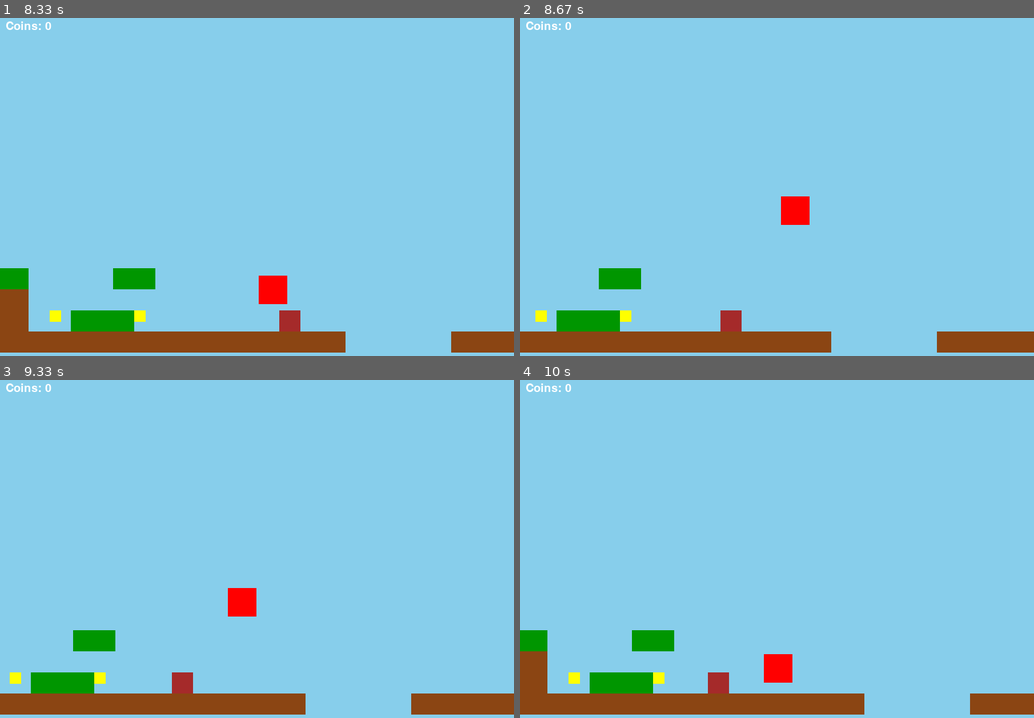
Above: before the commit, frames 1-4 (two rows, left to right).
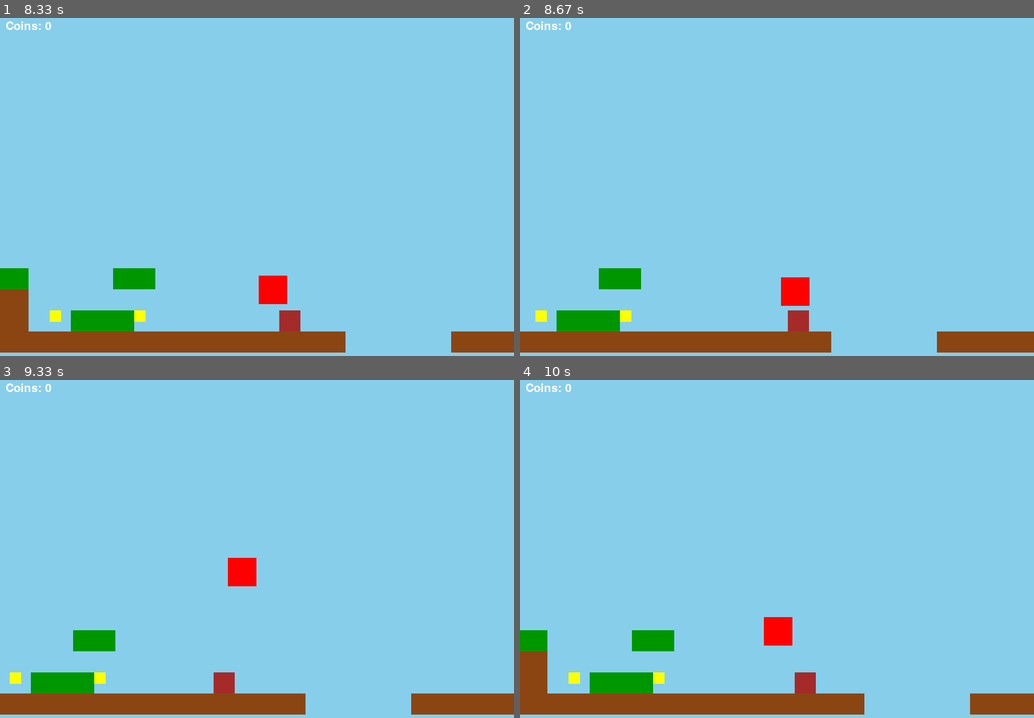
Above: after the commit, the same moments.

Repository: Graciano-B-L-Junior/Gamedevportfolio_pygame
Game: pygame game, started from 2 - Platform game/game.py
Same seed, same stepped clock (60 frames per second), same inputs: the game is played once before the commit and once after it.
Inputs:
- Up to frame 1 (8.33 s): tap Space at 0.33, 0.73, 1.03, 1.3, 1.6, 2.13, 2.43, 2.8, 3.1, 3.3, 3.6, 3.8, 4.13, 4.43, 4.63, 4.93, 5.2, 5.5, 5.63, 6.03, 6.33, 6.7, 7, 7.2, 7.5, 7.7, 8.03 s; hold Left 0.67-1.2 s; hold Left 1.23-1.63 s; hold Right 2.07-2.7 s; hold Left 2.73-3.2 s; hold Right 3.23-3.7 s; hold Up 3.73-4.03 s; hold Right 4.07-4.53 s; hold Left 4.57-5.1 s; hold Left 5.13-5.53 s; hold Up 5.57-5.93 s; hold Right 5.97-6.6 s; hold Left 6.63-7.1 s; hold Right 7.13-7.6 s; hold Up 7.63-7.93 s; hold Right from 7.97 s (still down)
- Up to frame 2 (8.67 s): tap Space at 8.33, 8.53 s; release Right at 8.43 s; hold Left from 8.47 s (still down)
- Up to frame 3 (9.33 s): tap Space at 8.83, 9.1 s; release Left at 9 s; hold Left from 9.03 s (still down)
- Up to frame 4 (10 s): tap Space at 9.4, 9.53, 9.93 s; release Left at 9.43 s; hold Up 9.47-9.83 s; hold Right from 9.87 s (still down)

Frame 1 is identical in both runs. In frame 2, 1.4% of the frame differs, in the area x 39-57%, y 52-93%; in frame 3, 1.4%; in frame 4, 1.4%.

Commit message:
Refactor collision handling in PhysicsEngine, Enemy, and Player classes; streamline movement logic and enhance player knockback functionality.

Diff:
--- a/2 - Platform game/Physics/physics.py
+++ b/2 - Platform game/Physics/physics.py
@@ -1,6 +1,4 @@
 import pygame
-from player import Player
-
 
 class PhysicsEngine:
     def __init__(self):
@@ -35,26 +33,26 @@
         for other in self.other_rects:
             if self.rect.colliderect(other):
                 colliding = True
-                if self.vx > 0:  # Moving right
+                if self.vx > 0:
                     self.rect.right = other.left
-                elif self.vx < 0:  # Moving left
+                elif self.vx < 0:
                     self.rect.left = other.right
-                self.vx *= -1  # Reverse direction
-                self.x = self.rect.x # Update position
-                break # Exit after one collision
+                self.vx *= -1
+                self.x = self.rect.x
+                break
 
     def handle_vertical_collisions(self):
         self.on_ground = False
         for other in self.other_rects:
             if self.rect.colliderect(other):
-                if self.vy > 0:  # Moving down
+                if self.vy > 0:
                     self.rect.bottom = other.top
                     self.on_ground = True
                     self.vy = 0
-                elif self.vy < 0:  # Moving up
+                elif self.vy < 0:
                     self.rect.top = other.bottom
                     self.vy = 0
-                self.y = self.rect.y # Update position
+                self.y = self.rect.y
 
     def check_ledge(self):
         """Checks if the enemy is at a ledge and turns around if so."""
--- a/2 - Platform game/enemy.py
+++ b/2 - Platform game/enemy.py
@@ -23,7 +23,23 @@
         pygame.draw.rect(win,self.color_brown,draw_rect)
 
     def update(self,delta_time, other_rects=None, offset_x=0):
-        # We only want to collide with platforms, not the player for movement
-        platform_rects = [r for r in other_rects if not isinstance(r, Player) and not r == self.rect]
-        self.other_rects = platform_rects
+        self.other_rects = other_rects
         super().update(delta_time)
+
+    def handle_horizontal_collisions(self):
+        for other in self.other_rects:
+            is_player_instance = False
+            if isinstance(other, Player):
+                is_player_instance = True
+                rect = other.rect
+            else:
+                rect = other
+            if self.rect.colliderect(rect):
+                if self.vx > 0:
+                    self.rect.right = rect.left
+                elif self.vx < 0:
+                    self.rect.left = rect.right
+                self.vx *= -1
+                self.x = self.rect.x
+                if is_player_instance:
+                    other.knock_back_hit()
--- a/2 - Platform game/game.py
+++ b/2 - Platform game/game.py
@@ -106,10 +106,10 @@
             if coin.collected:
                 self.coins.remove(coin)
 
-        enemy_collidables = [*self.platform_rects, self.player.rect]
+        collidables = [*self.platform_rects, self.player]
         self.enemy.update(
             delta_time,
-            other_rects=enemy_collidables,
+            other_rects=collidables,
             offset_x=self.difference
         )
 
--- a/2 - Platform game/player.py
+++ b/2 - Platform game/player.py
@@ -1,14 +1,18 @@
 import pygame
+from Physics.physics import PhysicsEngine
 
-class Player: #TODO: Refactor this class
+
+class Player(PhysicsEngine): #TODO: Refactor this class
     def __init__(self, x, y, game_screen):
         self.x = x
         self.y = y
         self.width = 50
         self.height = 50
-        self.speed = 5
+        self.max_speed = 5
         self.jump_force = -20
         self.maximum_fall_speed = 10
+        self.health = 3
+        self.knockback_force = 10
 
         self.rect = pygame.Rect(self.x, self.y, self.width, self.height)
         self.color = (255, 0, 0)
@@ -20,7 +24,7 @@
 
 
         # Vertical movement
-        self.y_velocity = 0
+        self.vy = 0
         self.gravity = 60
         self.on_ground = False
         self.is_holding_jump = False
@@ -78,46 +82,46 @@
                 self.dx += self.friction * delta_time
                 if self.dx > 0: self.dx = 0
 
-        self.dx = max(-self.speed, min(self.speed, self.dx))
+        self.dx = max(-self.max_speed, min(self.max_speed, self.dx))
 
     def _apply_vertical_movement(self, delta_time):
         # Jump logic
         if self.buffer_jump > 0 and (self.on_ground or self.coyote_time > 0):
-            self.y_velocity = self.jump_force
+            self.vy = self.jump_force
             self.on_ground = False
             self.coyote_time = 0
             self.buffer_jump = 0
 
         # Variable jump height
-        if self.is_holding_jump and self.y_velocity < 0:
-            self.y_velocity += self.variable_jump_multiplier * delta_time
+        if self.is_holding_jump and self.vy < 0:
+            self.vy += self.variable_jump_multiplier * delta_time
 
         # Gravity
-        self.y_velocity += self.gravity * delta_time
-        self.y_velocity = min(self.y_velocity, self.maximum_fall_speed)
+        self.vy += self.gravity * delta_time
+        self.vy = min(self.vy, self.maximum_fall_speed)
 
-    def _handle_horizontal_collisions(self, other_rects):
+    def handle_horizontal_collisions(self, other_rects):
         self.rect.x += self.dx
-        for platform in other_rects:
-            if self.rect.colliderect(platform):
-                if self.dx > 0: # Moving right
-                    self.rect.right = platform.left
-                elif self.dx < 0: # Moving left
-                    self.rect.left = platform.right
+        for rect in other_rects:
+            if self.rect.colliderect(rect):
+                if self.dx > 0:
+                    self.rect.right = rect.left
+                elif self.dx < 0:
+                    self.rect.left = rect.right
                 self.dx = 0
 
-    def _handle_vertical_collisions(self, other_rects):
-        self.rect.y += self.y_velocity
+    def handle_vertical_collisions(self, other_rects):
+        self.rect.y += self.vy
         self.on_ground = False
         for platform in other_rects:
             if self.rect.colliderect(platform):
-                if self.y_velocity > 0: # Moving down
+                if self.vy > 0: # Moving down
                     self.rect.bottom = platform.top
                     self.on_ground = True
                     self.coyote_time = self.COYOTE_DURATION
-                elif self.y_velocity < 0: # Moving up
+                elif self.vy < 0: # Moving up
                     self.rect.top = platform.bottom
-                self.y_velocity = 0
+                self.vy = 0
 
     def _enforce_screen_boundaries(self):
         if self.rect.right > self.screen_width:
@@ -136,9 +140,13 @@
         self._apply_horizontal_movement(delta_time, kwargs.get("offset_x", 0))
         self._apply_vertical_movement(delta_time)
 
-        self._handle_horizontal_collisions(other_rects)
-        self._handle_vertical_collisions(other_rects)
+        self.handle_horizontal_collisions(other_rects)
+        self.handle_vertical_collisions(other_rects)
         self._enforce_screen_boundaries()
+
+    def knock_back_hit(self):
+        self.vx = self.move_direction * self.knockback_force
+        self.vy = -self.knockback_force
 
     def update_collected_coins(self, qty):
         self.coins_collected += qty
